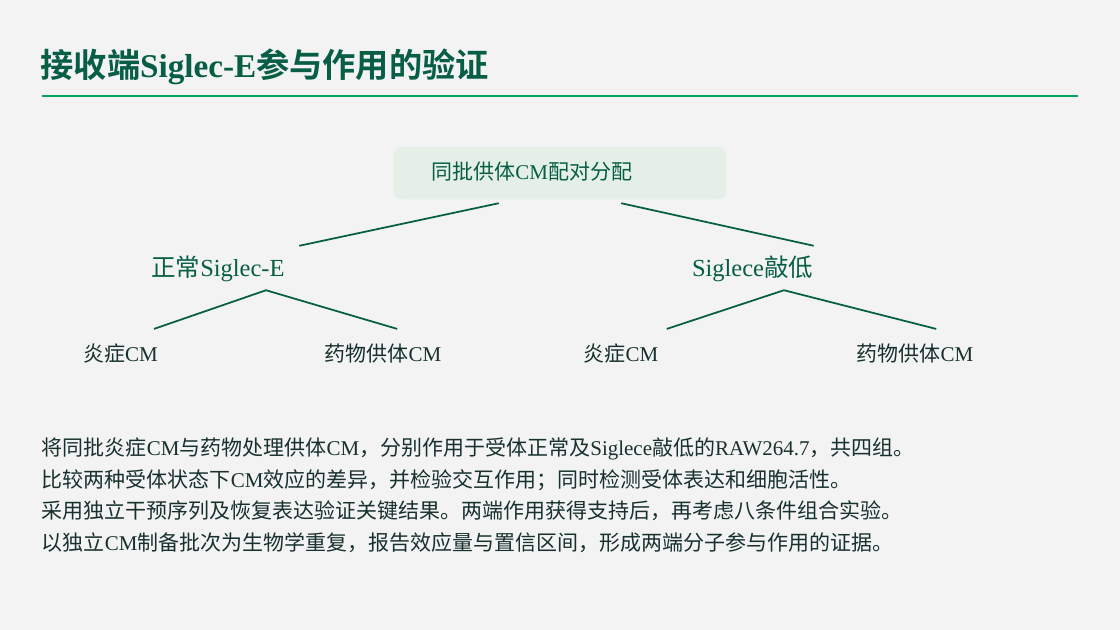
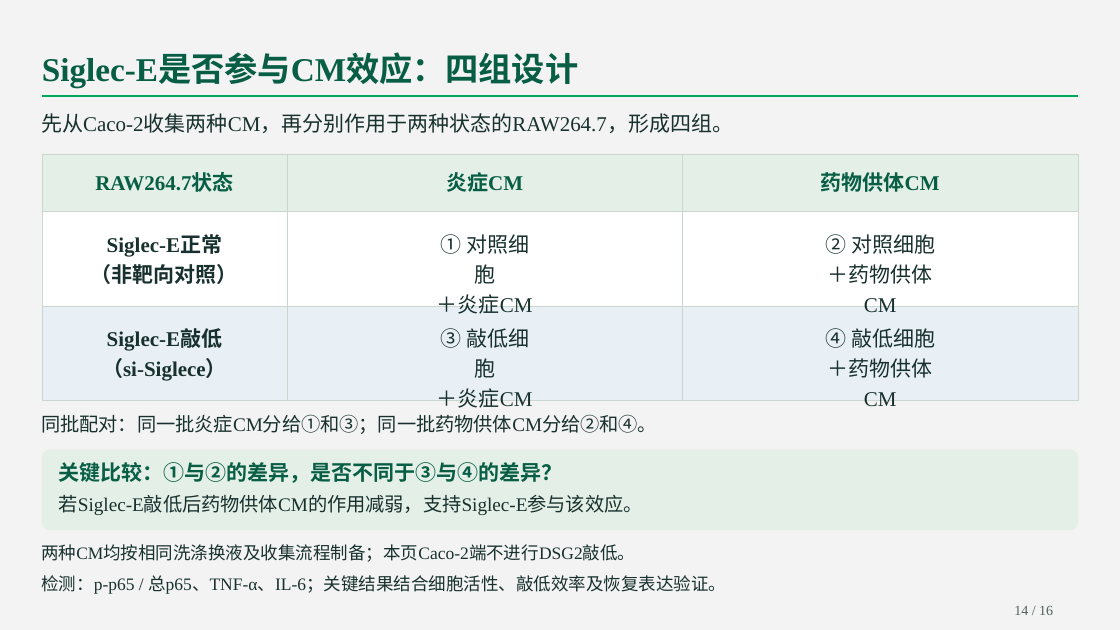
Before and after one commit to lizizhizhi-ai/111111, a slide deck: slide 14 of DSG2_Siglec_journal.pptx. Drawn at 1120x630 pixels with LibreOffice and Linux fonts; fonts in the diff are those of the drawing. Boxes give left, top, right and bottom in pixels: in the first picture for what was removed or moved away, otherwise in the second. Text is boxed around its words. In the diff, an @@ line names an element or a change of style, - is before the commit and + after.

```diff
--- a/DSG2_Siglec_journal.pptx
+++ b/DSG2_Siglec_journal.pptx
@@ text at box(42, 55, 578, 88): text changed @@
-接收端Siglec-E参与作用的验证
+Siglec-E是否参与CM效应：四组设计
@@ text at box(95, 174, 233, 192): text changed; size 21 to 18 pt; bold on @@
-正常Siglec-E
+RAW264.7状态
@@ text "炎症CM": place and size @@
-text "炎症CM" at box(83, 343, 158, 363)
+text "炎症CM" at box(446, 172, 523, 192)
@@ text "炎症CM" at box(446, 172, 523, 192): text colour #18312E to #075E45, bold on; alignment left to centre @@
@@ text "药物供体CM" at box(821, 172, 940, 192): text colour #18312E to #075E45, bold on; alignment left to centre @@
@@ text "药物供体CM": place and size @@
-text "药物供体CM" at box(325, 343, 442, 363)
+text "药物供体CM" at box(821, 172, 940, 192)
@@ freeform shape: place and size @@
-freeform shape at box(299, 203, 499, 246)
+freeform shape at box(42, 212, 1078, 213)
@@ freeform shape at box(42, 212, 1078, 213): outline #075E45 1.5 pt to #CAD7CF 0.75 pt @@
@@ group removed at box(154, 147, 936, 329): 5 freeform shapes, 2 texts, 1 rounded rectangle @@
-同批供体CM配对分配
-Siglece敲低
@@ text at box(437, 328, 533, 408): text changed @@
-炎症CM
+③ 敲低细胞
+＋炎症CM
@@ text at box(825, 328, 935, 378): text changed @@
-药物供体CM
+④ 敲低细胞
+＋药物供体CM
@@ text in rounded rectangle at box(42, 437, 915, 552): text removed @@
-将同批炎症CM与药物处理供体CM，分别作用于受体正常及Siglece敲低的RAW264.7，共四组。
-比较两种受体状态下CM效应的差异，并检验交互作用；同时检测受体表达和细胞活性。
-采用独立干预序列及恢复表达验证关键结果。两端作用获得支持后，再考虑八条件组合实验。
-以独立CM制备批次为生物学重复，报告效应量与置信区间，形成两端分子参与作用的证据。
@@ rounded rectangle: place and size @@
-rounded rectangle at box(42, 437, 915, 552)
+rounded rectangle at box(42, 450, 1078, 530)
@@ rounded rectangle at box(42, 450, 1078, 530): fill none to #E4EFE7 @@
@@ group added at box(41, 113, 1078, 615): 11 texts, 4 rectangles, 3 freeform shapes @@
+先从Caco-2收集两种CM，再分别作用于两种状态的RAW264.7，形成四组。
+Siglec-E正常
+（非靶向对照）
+① 对照细胞
+＋炎症CM
+② 对照细胞
+＋药物供体CM
+Siglec-E敲低
+（si-Siglece）
+同批配对：同一批炎症CM分给①和③；同一批药物供体CM分给②和④。
+关键比较：①与②的差异，是否不同于③与④的差异？
+若Siglec-E敲低后药物供体CM的作用减弱，支持Siglec-E参与该效应。
+两种CM均按相同洗涤换液及收集流程制备；本页Caco-2端不进行DSG2敲低。
+检测：p-p65 / 总p65、TNF-α、IL-6；关键结果结合细胞活性、敲低效率及恢复表达验证。
+14 / 16
```
Also in this commit, not shown: 1 other slide changed, 4 other files.
